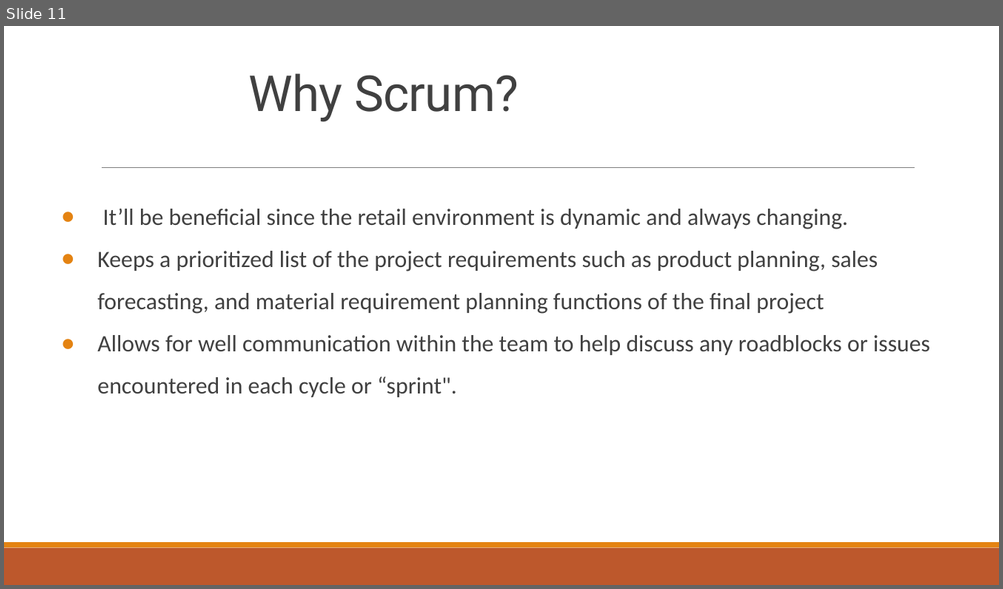
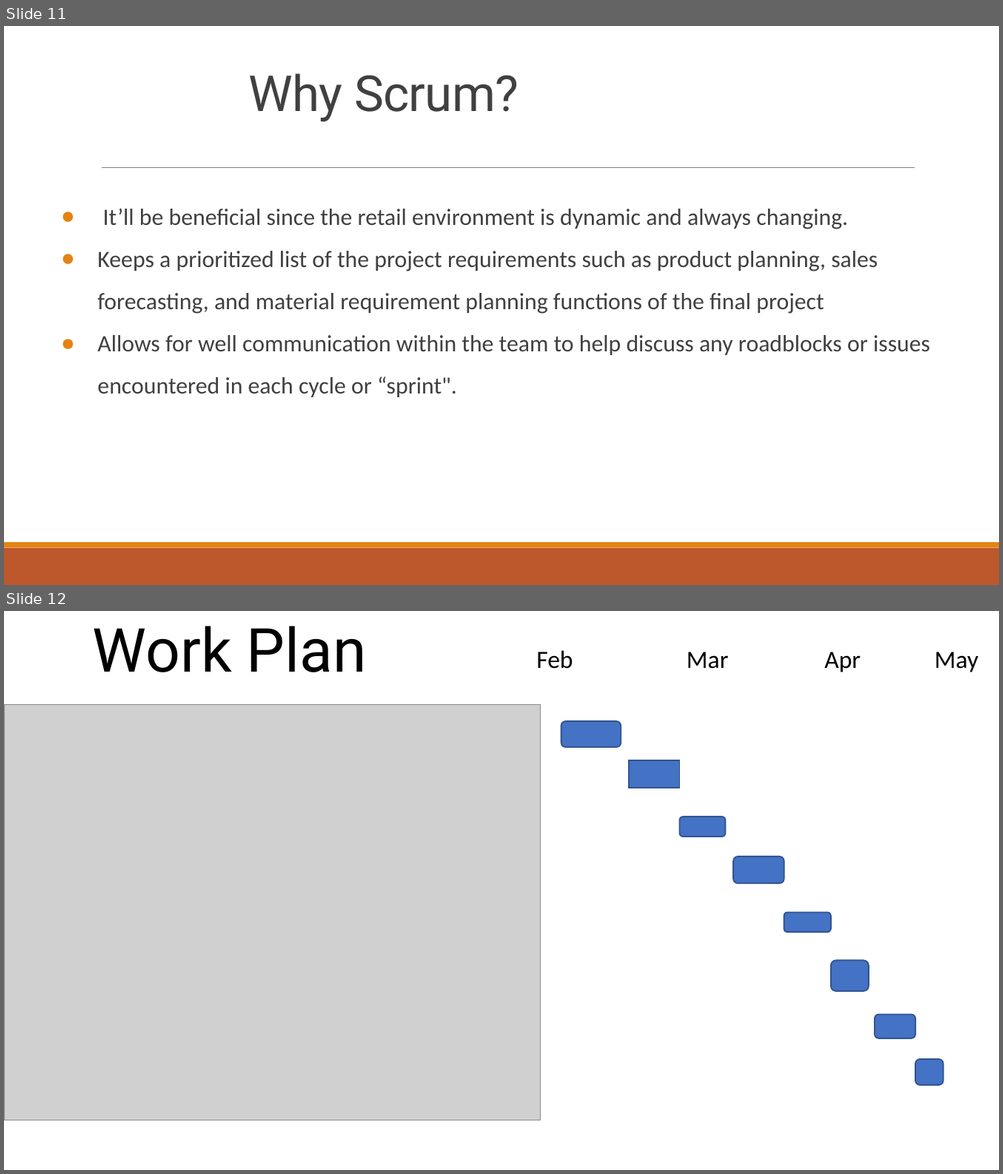
Before and after one commit to JusChan1/Deliverable1, a slide deck: IS 436 Deliverable 1.pptx. Shown one above the other, each under a label of ours: slide 11 before the commit, slides 11 and 12 after it. The pictures are 1003x589 and 1003x1174 pixels, drawn with LibreOffice and Linux fonts; fonts in the diff are those of the drawing; grey boxes stand for pictures. Boxes give left, top, right and bottom in pixels: in the first picture for what was removed or moved away, otherwise in the second. Text is boxed around its words. In the diff, an @@ line names an element or a change of style, - is before the commit and + after.

```diff
--- a/IS 436 Deliverable 1.pptx
+++ b/IS 436 Deliverable 1.pptx
@@ slide 12 added at box(4, 611, 999, 1170), background #FFFFFF @@
@@ title added at box(93, 626, 367, 672), 44 pt, text #000000 @@
+Work Plan
@@ text added at box(536, 650, 978, 672), 18 pt, text #000000 @@
+Feb Mar Apr May
@@ picture added at box(4, 704, 540, 1120) @@
@@ rounded rectangle added at box(561, 721, 620, 747), fill #4472C4, outline #325491 1 pt @@
@@ rectangle added at box(629, 760, 680, 788), fill #4472C4, outline #325491 1 pt @@
@@ rounded rectangle added at box(680, 817, 725, 837), fill #4472C4, outline #325491 1 pt @@
@@ rounded rectangle added at box(733, 857, 784, 883), fill #4472C4, outline #325491 1 pt @@
@@ rounded rectangle added at box(784, 912, 831, 932), fill #4472C4, outline #325491 1 pt @@
@@ rounded rectangle added at box(831, 961, 868, 992), fill #4472C4, outline #325491 1 pt @@
@@ rounded rectangle added at box(874, 1015, 915, 1039), fill #4472C4, outline #325491 1 pt @@
@@ rounded rectangle added at box(915, 1059, 943, 1085), fill #4472C4, outline #325491 1 pt @@
```
Also in this commit, not shown: 1 slide removed.
